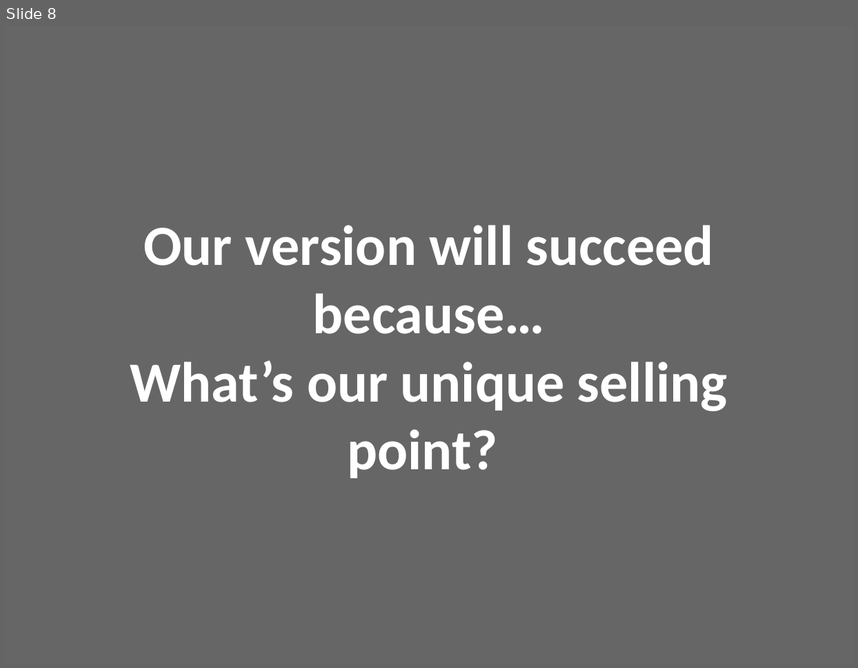
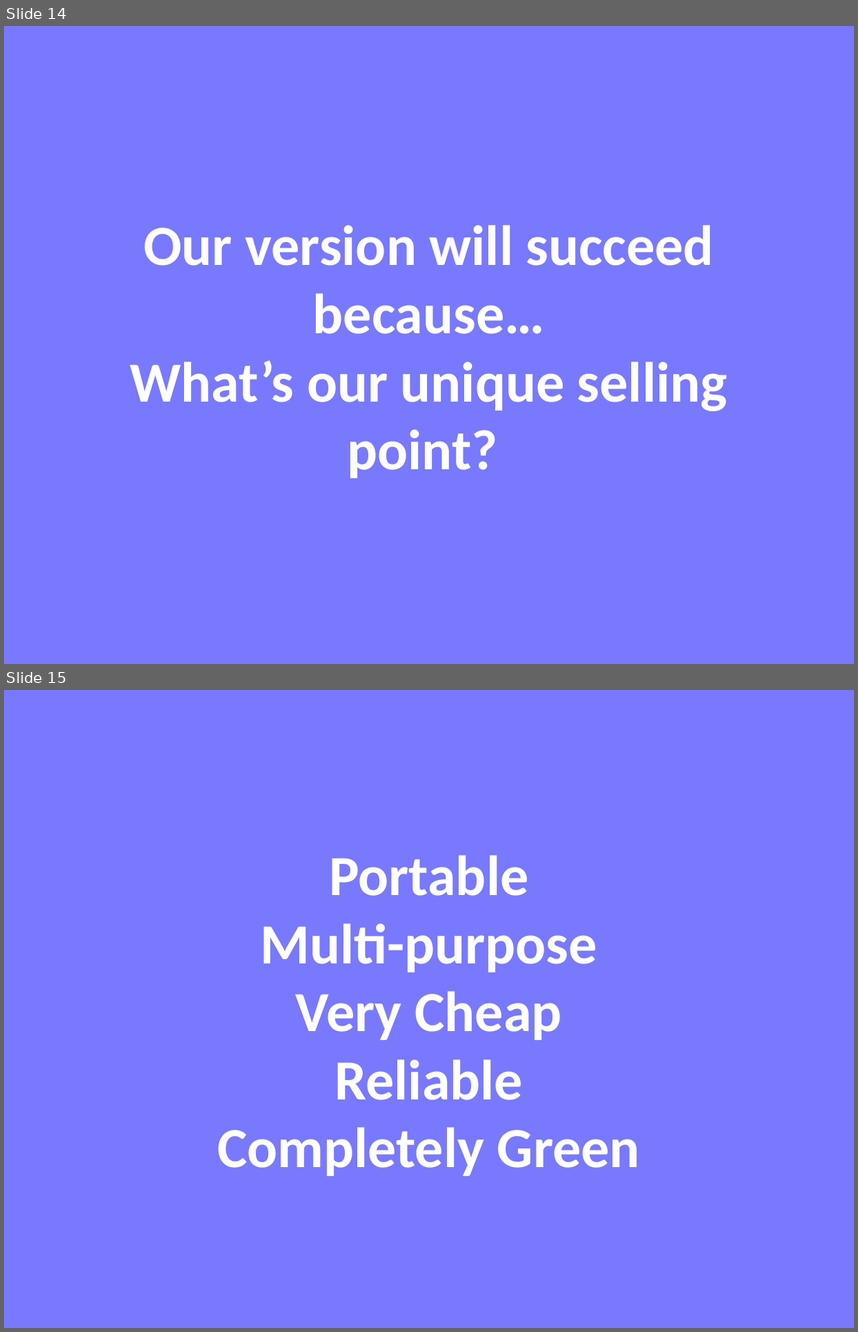
Before and after one commit to invent2017/Administrators_Project, a slide deck: Project_Ice.pptx. Shown one above the other, each under a label of ours: slide 8 before the commit, slides 14 and 15 after it. The pictures are 858x668 and 858x1332 pixels, drawn with LibreOffice and Linux fonts; fonts in the diff are those of the drawing. Boxes give left, top, right and bottom in pixels: in the first picture for what was removed or moved away, otherwise in the second. Text is boxed around its words. In the diff, an @@ line names an element or a change of style, - is before the commit and + after.

```diff
--- a/Project_Ice.pptx
+++ b/Project_Ice.pptx
@@ slide 15 added at <box>4,690,854,1328</box>, background #7979FF @@
@@ title added at <box>217,855,640,1176</box>, 48 pt, text #FFFFFF, bold @@
+Portable
+Multi-purpose
+Very Cheap
+Reliable
+Completely Green
@@ what was slide 8 is now slide 14 @@
@@ slide 14 changed as well @@
@@ background #666666 to #7979FF @@
```
Also in this commit, not shown: 8 other slides changed, 7 other slides added.
